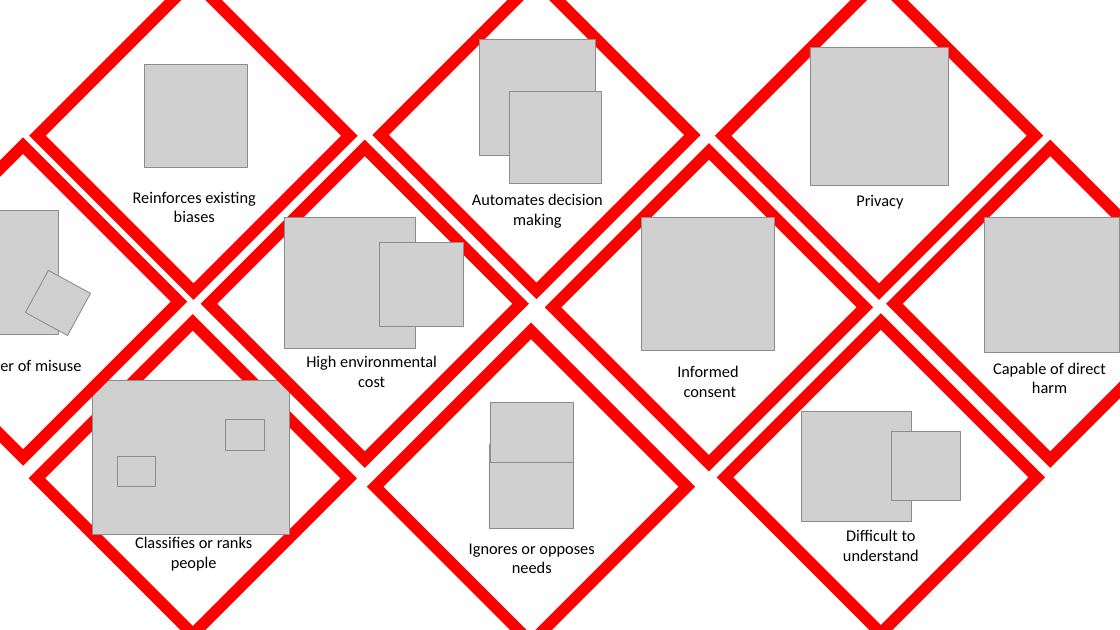
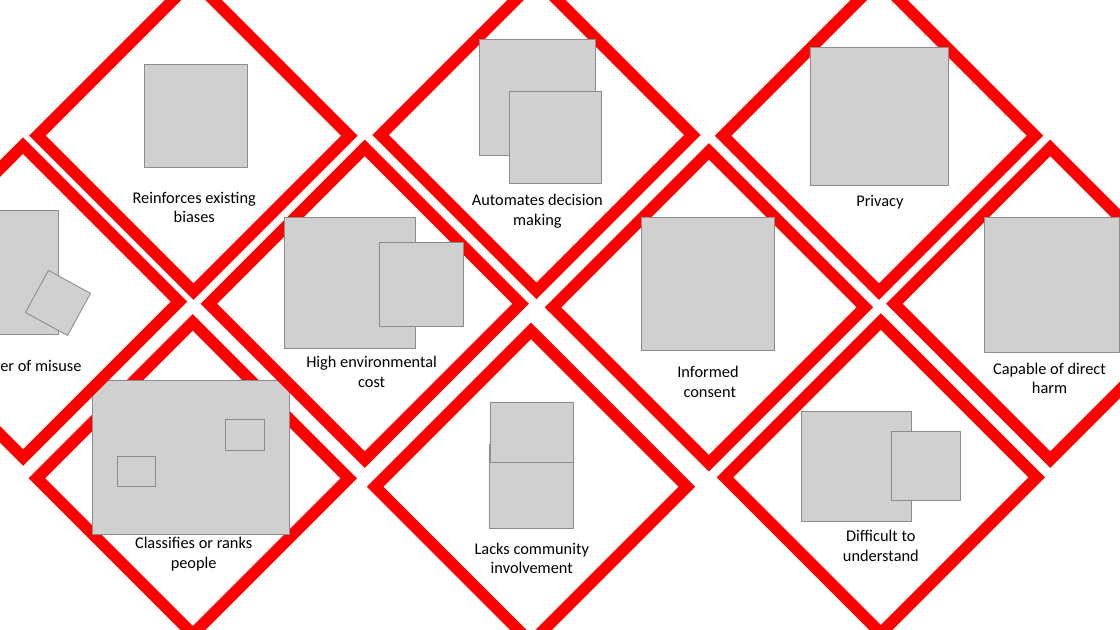
Before and after one commit to very-good-science/data-hazards, a slide deck: slide 1 of images/hazards.pptx. Drawn at 1120x630 pixels with LibreOffice and Linux fonts; fonts in the diff are those of the drawing; grey boxes stand for pictures. Boxes give left, top, right and bottom in pixels: in the first picture for what was removed or moved away, otherwise in the second. Text is boxed around its words. In the diff, an @@ line names an element or a change of style, - is before the commit and + after.

Commit message:
Update to Lacks Community Involvement

```diff
--- a/images/hazards.pptx
+++ b/images/hazards.pptx
@@ text at box(475, 542, 589, 573): text changed @@
-Ignores or opposes needs
+Lacks community
+involvement
```
Also in this commit, not shown: 3 other files.
